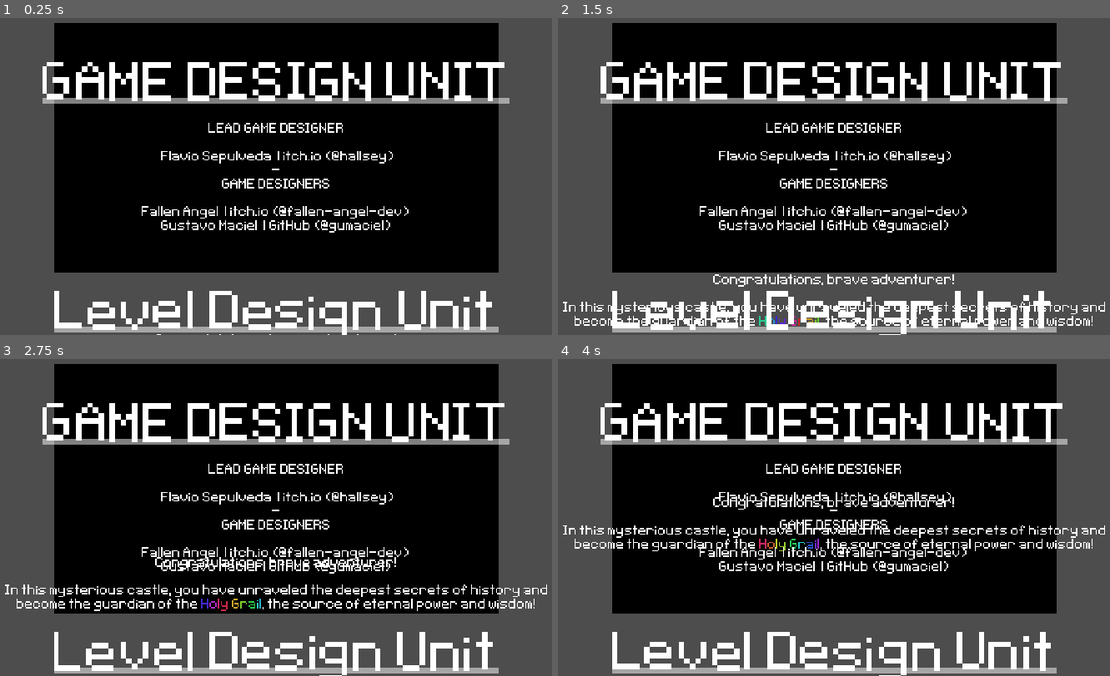
Above: before the commit, frames 1-4 (two rows, left to right).
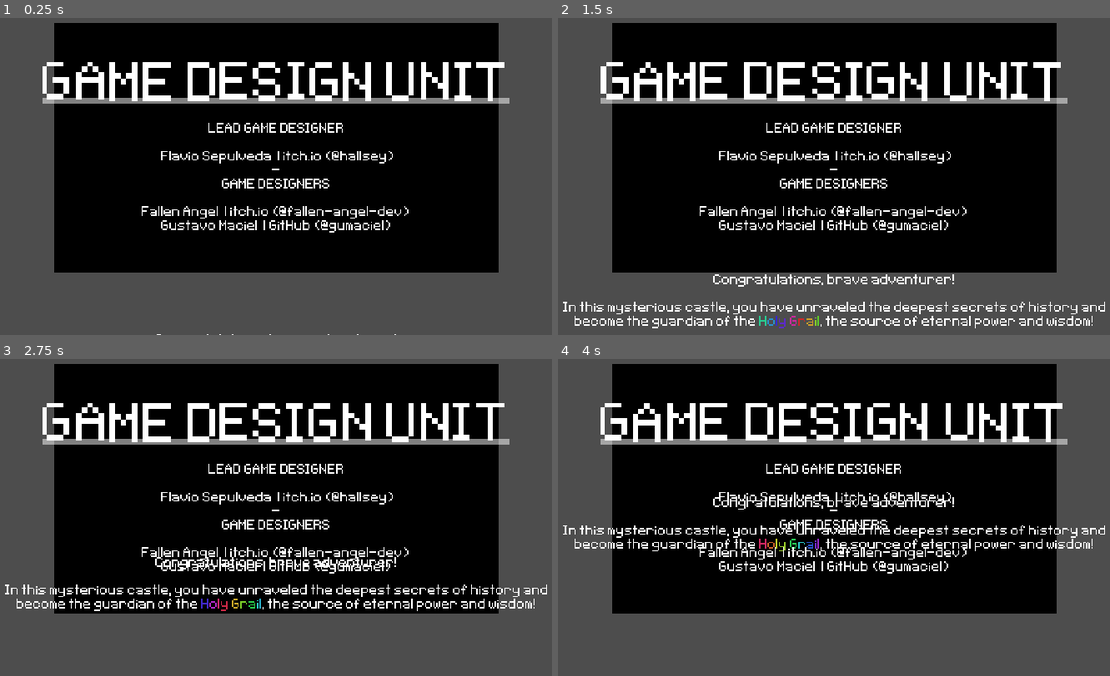
Above: after the commit, the same moments.

Repository: gumaciel/awesome-game-jam-01
Game: Godot game, scene res://scenes/main/main.tscn
Same seed, same stepped clock (60 frames per second), same inputs: the game is played once before the commit and once after it. The engine's default icon, where the game draws it, is replaced by a stand-in: a white triangle on a blue panel in a dark square.
Inputs (mouse positions are in pixels of both pictures, inside the frame that each line leads up to):
- Up to frame 1 (0.25 s): no input
- Up to frame 2 (1.5 s): move the mouse to (983, 128) at 0.52 s; hold D (move_right) 0.53-1.28 s; hold J (alternate) 0.53-1.28 s; click (983, 128) at 0.67 s; move the mouse to (701, 166) at 1.27 s; hold S (move_down) from 1.28 s (still down); tap J (alternate) at 1.35 s
- Up to frame 3 (2.75 s): move the mouse to (342, 406) at 2.02 s; release S (move_down) at 2.03 s; hold D (move_right) from 2.03 s (still down); hold J (alternate) from 2.03 s (still down)
- Up to frame 4 (4 s): move the mouse to (800, 565) at 2.77 s; release D (move_right) at 2.78 s; release J (alternate) at 2.78 s; hold W (move_up) 2.78-3.53 s; tap J (alternate) at 2.85 s; click (800, 565) at 2.92 s; move the mouse to (1032, 546) at 3.52 s; hold A (move_left) from 3.53 s (still down); hold J (alternate) from 3.53 s (still down)

The runs differ from the first frame. In frame 1, 4.2% of the frame differs, in the area x 9-91%, y 86-100%; in frame 2, 3.8%; in frame 3, 4.2%; in frame 4, 4.3%.

Commit message:
Update ending.tscn

Diff:
--- a/scenes/ending/ending.tscn
+++ b/scenes/ending/ending.tscn
@@ -6,9 +6,6 @@
 [ext_resource type="AudioStream" uid="uid://dnxx6utf1pt1c" path="res://assets/sounds/musics/Final_-_Creditos.ogg" id="3_26rg2"]
 [ext_resource type="FontFile" uid="uid://c6yps1ak18s04" path="res://assets/fonts/Pixeltype.ttf" id="5_0wkje"]
 [ext_resource type="Texture2D" uid="uid://cvxso3oph40vl" path="res://scenes/main/assets/release/Shine_text.png" id="5_uqq1j"]
-
-[sub_resource type="Animation" id="Animation_2gk0q"]
-length = 0.001
 
 [sub_resource type="Animation" id="Animation_pr8wy"]
 resource_name = "load"
@@ -110,10 +107,10 @@
 tracks/7/interp = 1
 tracks/7/loop_wrap = true
 tracks/7/keys = {
-"times": PackedFloat32Array(0),
-"transitions": PackedFloat32Array(1),
+"times": PackedFloat32Array(0, 55),
+"transitions": PackedFloat32Array(1, 1),
 "update": 1,
-"values": [true]
+"values": [true, false]
 }
 tracks/8/type = "value"
 tracks/8/imported = false
@@ -122,10 +119,10 @@
 tracks/8/interp = 1
 tracks/8/loop_wrap = true
 tracks/8/keys = {
-"times": PackedFloat32Array(0),
-"transitions": PackedFloat32Array(1),
+"times": PackedFloat32Array(0, 70),
+"transitions": PackedFloat32Array(1, 1),
 "update": 1,
-"values": [true]
+"values": [true, false]
 }
 tracks/9/type = "value"
 tracks/9/imported = false
@@ -137,12 +134,39 @@
 "times": PackedFloat32Array(40, 46, 49, 55),
 "transitions": PackedFloat32Array(1, 1, 1, 1),
 "update": 0,
-"values": [Vector2(0, 170), Vector2(0, 0), Vector2(0, 0), Vector2(0, -170)]
+"values": [Vector2(0, 210), Vector2(0, 0), Vector2(0, 0), Vector2(0, -210)]
+}
+tracks/10/type = "value"
+tracks/10/imported = false
+tracks/10/enabled = true
+tracks/10/path = NodePath("AspectRatioContainer2/GameDesignUnit:position")
+tracks/10/interp = 1
+tracks/10/loop_wrap = true
+tracks/10/keys = {
+"times": PackedFloat32Array(55, 61, 64, 70),
+"transitions": PackedFloat32Array(1, 1, 1, 1),
+"update": 0,
+"values": [Vector2(0, 0), Vector2(0, 0), Vector2(0, 0), Vector2(0, 0)]
+}
+
+[sub_resource type="Animation" id="Animation_nmpmb"]
+length = 0.001
+tracks/0/type = "value"
+tracks/0/imported = false
+tracks/0/enabled = true
+tracks/0/path = NodePath("AspectRatioContainer2/GameDesignUnit:position")
+tracks/0/interp = 1
+tracks/0/loop_wrap = true
+tracks/0/keys = {
+"times": PackedFloat32Array(0),
+"transitions": PackedFloat32Array(1),
+"update": 0,
+"values": [Vector2(0, 0)]
 }
 
 [sub_resource type="AnimationLibrary" id="AnimationLibrary_6nqxf"]
 _data = {
-"RESET": SubResource("Animation_2gk0q"),
+"RESET": SubResource("Animation_nmpmb"),
 "load": SubResource("Animation_pr8wy")
 }
 
@@ -313,6 +337,7 @@
 grow_vertical = 2
 
 [node name="LevelDesignUnit" type="VBoxContainer" parent="AspectRatioContainer"]
+visible = false
 layout_mode = 2
 
 [node name="Title" type="RichTextLabel" parent="AspectRatioContainer/LevelDesignUnit"]
@@ -357,6 +382,7 @@
 grow_vertical = 2
 
 [node name="GameDesignUnit" type="VBoxContainer" parent="AspectRatioContainer2"]
+visible = false
 layout_mode = 2
 
 [node name="Title" type="RichTextLabel" parent="AspectRatioContainer2/GameDesignUnit"]
